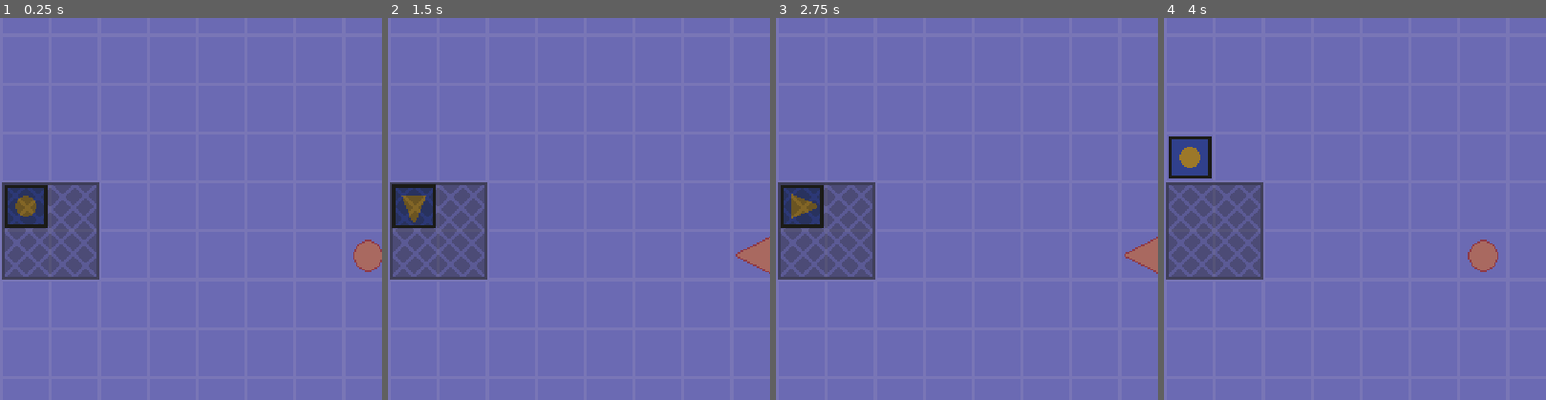
Above: before the commit, frames 1-4 (left to right).
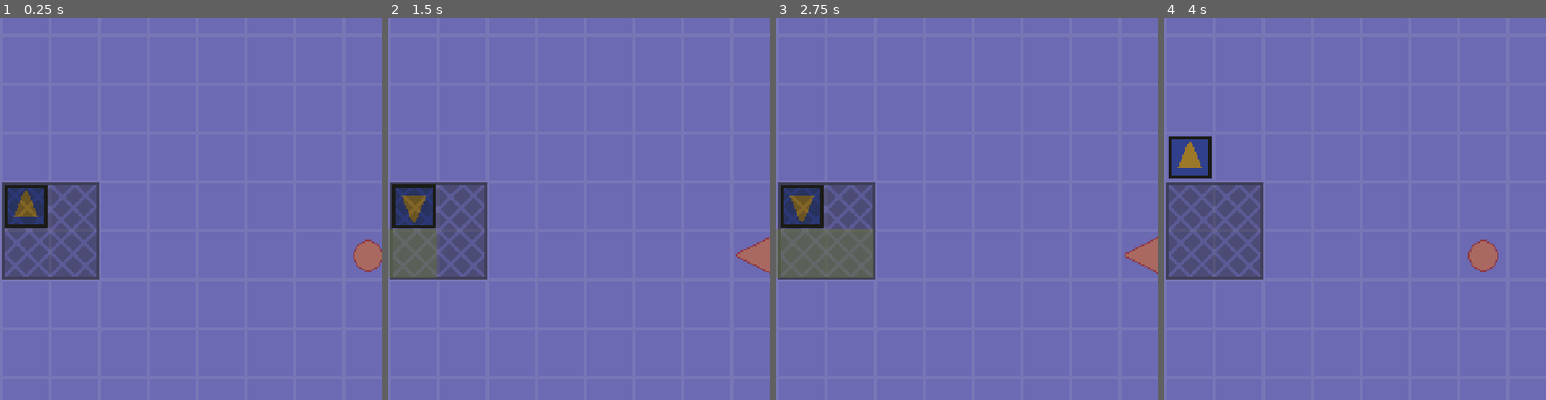
Above: after the commit, the same moments.

Repository: nolenroyalty/Click-Click-Trick
Game: Godot game, scene res://battlefield/Battlefield.tscn
Same seed, same stepped clock (60 frames per second), same inputs: the game is played once before the commit and once after it. The project has no main scene, so this scene is started directly.
Inputs:
- Up to frame 1 (0.25 s): no input
- Up to frame 2 (1.5 s): tap Enter at 0.5 s; hold D (player_right) 0.53-1.28 s; tap Space (player_cancel) at 1.25 s; hold S (player_down) from 1.28 s (still down)
- Up to frame 3 (2.75 s): tap Enter at 2 s; release S (player_down) at 2.03 s; hold D (player_right) from 2.03 s (still down)
- Up to frame 4 (4 s): tap Space (player_cancel) at 2.75 s; release D (player_right) at 2.78 s; hold W (player_up) 2.78-3.53 s; tap Enter at 3.5 s; hold A (player_left) from 3.53 s (still down)
The pictures show only the part of the screen within x 0-50%, y 11-61%; the shares and areas given below are measured in that part.

The runs differ from the first frame. In frame 1, less than 0.1% of the frame differs, in the area x 3-10%, y 45-52%; in frame 2, 1.6%; in frame 3, 3.4%, in the area x 0-26%, y 46-68%; in frame 4, less than 0.1%.

Commit message:
allow double moving of the player

Diff:
--- a/battlefield/Battlefield.gd
+++ b/battlefield/Battlefield.gd
@@ -39,15 +39,19 @@
 			# Show each enemies' next move
 			player.pulse()
 		U.BEAT.MOVE:
+			move_player()
+			move_enemies()
 			player.execute()
-			# Move the player
-			move(player, U.d(player.direction))
-			move_enemies()
 			# Collision won't fire on this frame, so we can't handle
 			# collisions here. We can either handle them on the next beat
 			# (probably awkward from a gameplay perspective) or we can
 			# handle them in the relevant trap code as they trigger.
 			# I think the latter is the better option.
+
+func move_player():
+	var moves = player.get_moves()
+	for move in moves:
+		move(player, U.d(move))
 
 func _process(_delta):
 	match state:
@@ -116,6 +120,8 @@
 	init_enemies()
 	width = $Grid.width
 	height = $Grid.height
+	U.WIDTH = width
+	U.HEIGHT = height
 
 
 func _music():
--- /dev/null
+++ b/effects/PathingSquare.gd
@@ -0,0 +1,15 @@
+extends Node2D
+
+onready var color_rect = $ColorRect
+const PLAYER_COLOR = Color("#786b7636")
+const ENEMY_COLOR = Color("#788e3a47")
+
+enum COLOR { PLAYER, ENEMY }
+
+func set_color(c):
+	match c:
+		COLOR.PLAYER: color_rect.color = PLAYER_COLOR
+		COLOR.ENEMY: color_rect.color = ENEMY_COLOR
+
+func _ready():
+	print(color_rect)
--- /dev/null
+++ b/effects/PathingSquare.tscn
@@ -0,0 +1,13 @@
+[gd_scene load_steps=2 format=2]
+
+[ext_resource path="res://effects/PathingSquare.gd" type="Script" id=1]
+
+[node name="PathingSquare" type="Node2D"]
+position = Vector2( 1, 1 )
+script = ExtResource( 1 )
+
+[node name="ColorRect" type="ColorRect" parent="."]
+margin_right = 32.0
+margin_bottom = 32.0
+rect_min_size = Vector2( 30, 30 )
+color = Color( 0.556863, 0.227451, 0.278431, 0.470588 )
--- a/globals/Utilities.gd
+++ b/globals/Utilities.gd
@@ -2,8 +2,11 @@
 
 func v(x, y): return Vector2(x, y)
 
-enum D { NONE, UP, DOWN, LEFT, RIGHT }
-enum BEAT { NOOP, SHOW, MOVE }
+enum D { NONE = 1, UP = 2, DOWN = 3, LEFT = 4, RIGHT = 5 }
+enum BEAT { NOOP = 1, SHOW = 2, MOVE = 3 }
+# Gross
+var WIDTH
+var HEIGHT
 
 var bpm = 0 setget set_bpm
 var beat_time = 0
@@ -23,6 +26,9 @@
 	var y = int(p.y / C.CELL_SIZE)
 	return v(x, y)
 
+func in_bounds(pos):
+	return pos.x >= 0 and pos.x < WIDTH and pos.y >= 0 and pos.y < HEIGHT
+
 func set_bpm(bpm_):
 	bpm = bpm_
 	beat_time = 60.0 / bpm
--- a/player/Player.gd
+++ b/player/Player.gd
@@ -1,6 +1,8 @@
 extends Node2D
 
 enum S { RECORDING, MOVING }
+
+var PathingSquare = preload("res://effects/PathingSquare.tscn")
 
 onready var sprite = $Sprite
 onready var pulse_tween = $PulseTween
@@ -8,8 +10,15 @@
 var state = S.RECORDING
 var direction = U.D.NONE
 
-func display_current_move():
-	match direction:
+var moves = [ U.D.NONE ]
+var current_pathing_squares = []
+
+func orient_for_first_move():
+	var first_move
+	if len(moves) == 0: first_move = U.D.NONE
+	else: first_move = moves[0]
+
+	match first_move:
 		U.D.NONE:
 			sprite.frame = 0
 			sprite.rotation_degrees = 0
@@ -26,36 +35,72 @@
 			sprite.frame = 1
 			sprite.rotation_degrees = 90
 
-func record_move():
-	if Input.is_action_just_pressed("player_up"):
-		direction = U.D.UP
-	elif Input.is_action_just_pressed("player_down"):
-		direction = U.D.DOWN
-	elif Input.is_action_just_pressed("player_left"):
-		direction = U.D.LEFT
-	elif Input.is_action_just_pressed("player_right"):
-		direction = U.D.RIGHT
-	elif Input.is_action_just_pressed("player_cancel"):
-		direction = U.D.NONE
+func add_move(move):
+	match move:
+		U.D.NONE: moves = [ U.D.NONE ]
+		var other:
+			if moves == [ U.D.NONE ]: moves = [ move ]
+			elif len(moves) >= 2: moves = [ other ]
+			else: moves.append(other)
+
+			# Lets you cancel an "UP" by inputting a "DOWN" right after
+			if sum_d_moves() == Vector2.ZERO: moves = []
+
+func get_move():
+	if Input.is_action_just_pressed("player_up"): return U.D.UP
+	elif Input.is_action_just_pressed("player_down"): return U.D.DOWN
+	elif Input.is_action_just_pressed("player_left"): return U.D.LEFT
+	elif Input.is_action_just_pressed("player_right"): return U.D.RIGHT
+	elif Input.is_action_just_pressed("player_cancel"): return U.D.NONE
+	else: return null
+
+func clear_pathing():
+	for square in current_pathing_squares:
+		square.call_deferred("queue_free")
+	current_pathing_squares = []
+
+func sum_d_moves():
+	var sum = Vector2()
+	for move in moves:
+		sum += U.d(move)
+	return sum
+
+func display_pathing():
+	clear_pathing()
+	var pos = U.pos_(self)
+	for move in moves:
+		if move == U.D.NONE: continue
+		var d = pos + U.d(move)
+		print("Me: %s | Square: %s | D: %s" % [pos, d, U.d(move)])
+		if U.in_bounds(d):
+			var square = PathingSquare.instance()
+			square.position = d * C.CELL_SIZE
+			get_parent().add_child(square)
+			square.set_color(square.COLOR.PLAYER)
+			current_pathing_squares.append(square)
+			pos = d
 
 func record():
 	direction = U.D.NONE
 	state = S.RECORDING
-	display_current_move()
 
 func execute():
 	state = S.MOVING
+	moves = []
+	clear_pathing()
+
+func get_moves(): return moves
 
 func _process(_delta):
 	match state:
 		S.MOVING: pass
 
 		S.RECORDING:
-			var prior_direction = direction
-			record_move()
-			# Not sure if we should only display this on music ticks
-			if prior_direction != direction:
-				display_current_move()
+			var move = get_move()
+			if move != null:
+				add_move(move)
+				orient_for_first_move()
+				display_pathing()
 
 	if C.DEBUG:
 		if Input.is_action_just_pressed("DEBUG_pulse"):
@@ -63,4 +108,3 @@
 
 func pulse():
 	pulse_tween.pulse()
-	# anim.play("pulse")
